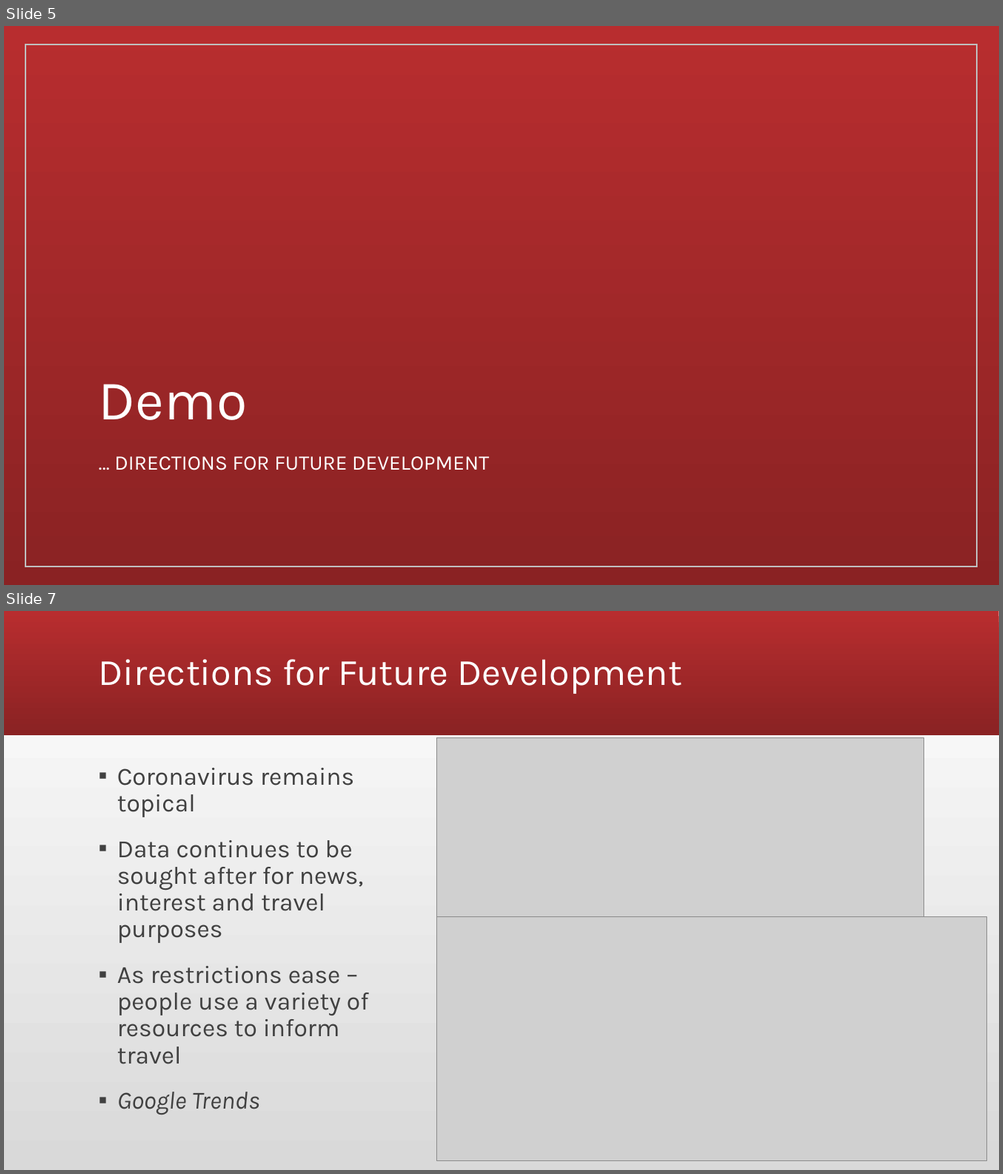
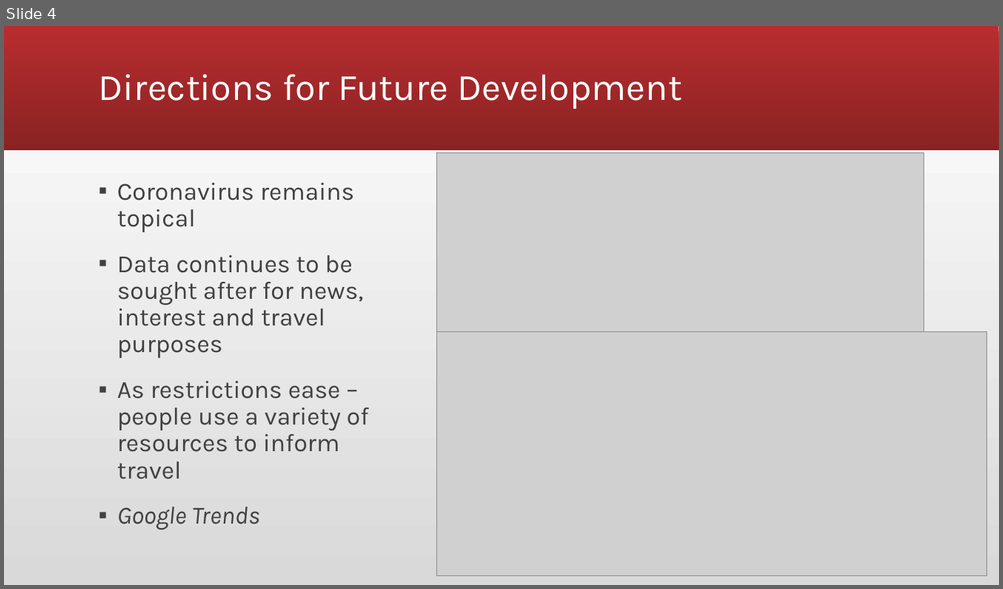
Before and after one commit to ldipaola/covid-dashboard, a slide deck: Coronavirus COVID-19 Presentation.pptx. Shown one above the other, each under a label of ours: slides 5 and 7 before the commit, slide 4 after it; the slides between them are not shown. The pictures are 1003x1174 and 1003x589 pixels, drawn with LibreOffice and Linux fonts; fonts in the diff are those of the drawing; grey boxes stand for pictures. Boxes give left, top, right and bottom in pixels: in the first picture for what was removed or moved away, otherwise in the second. Text is boxed around its words. In the diff, an @@ line names an element or a change of style, - is before the commit and + after.

```diff
--- a/Coronavirus COVID-19 Presentation.pptx
+++ b/Coronavirus COVID-19 Presentation.pptx
@@ slide 5 removed at (4, 26, 999, 585), background gradient #B82D2F to #8A2223 @@
@@ rectangle removed at (25, 44, 977, 567) @@
@@ title removed at (99, 384, 247, 420) @@
-Demo
@@ text removed at (114, 457, 489, 471) @@
-… DIRECTIONS FOR FUTURE DEVELOPMENT
@@ what was slide 7 is now slide 4 @@
```
Also in this commit, not shown: 4 slides changed, 1 slide added, 1 other slide removed.
